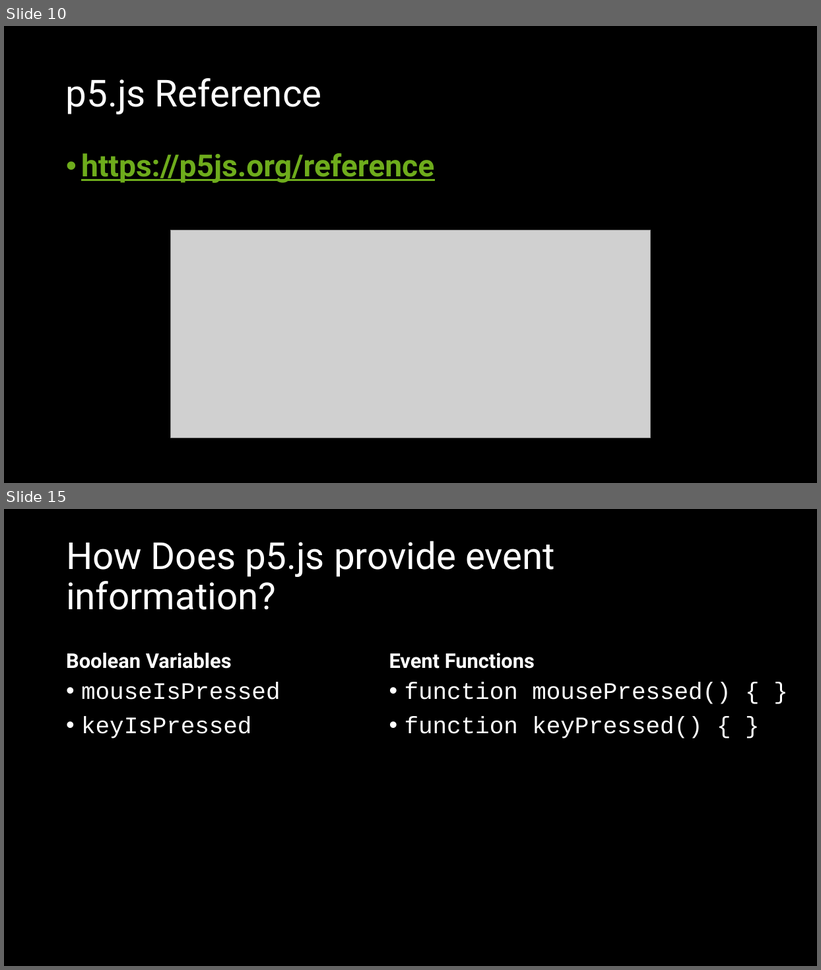
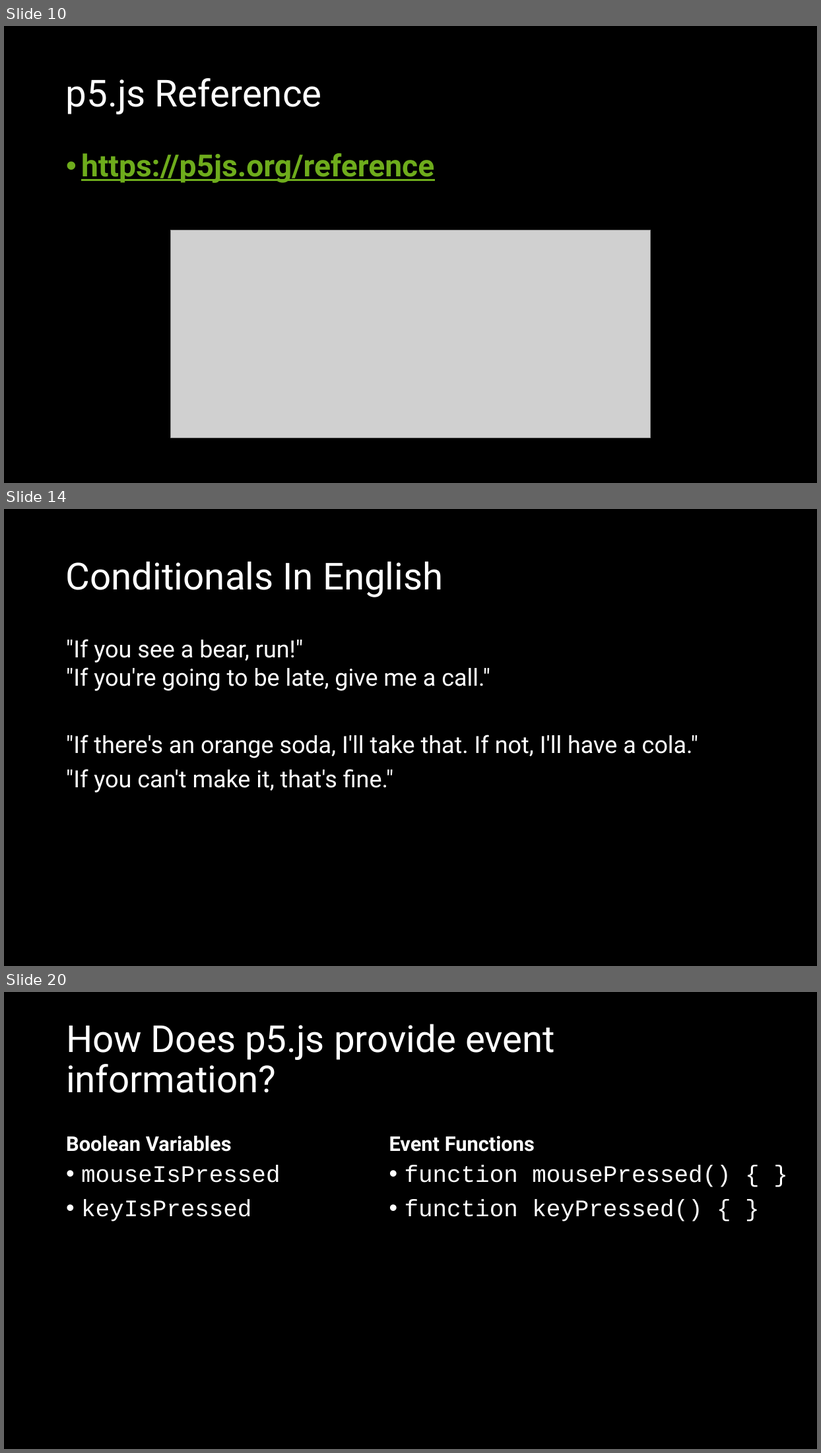
Before and after one commit to crhallberg/IMM120, a slide deck: Presentations/Sept 11 - Class 2.pptx. Shown one above the other, each under a label of ours: slides 10 and 15 before the commit, slides 10, 14 and 20 after it; the slides between them are not shown. The pictures are 821x970 and 821x1453 pixels, drawn with LibreOffice and Linux fonts; fonts in the diff are those of the drawing; grey boxes stand for pictures. Boxes give left, top, right and bottom in pixels: in the first picture for what was removed or moved away, otherwise in the second. Text is boxed around its words. In the diff, an @@ line names an element or a change of style, - is before the commit and + after.

```diff
--- a/Presentations/Sept 11 - Class 2.pptx
+++ b/Presentations/Sept 11 - Class 2.pptx
@@ slide 14 added at <box>4,509,817,966</box>, background #000000 @@
@@ title added at <box>66,561,444,597</box>, 44 pt, text #FFFFFF @@
+Conditionals In English
@@ text added at <box>66,639,698,793</box>, 28 pt, text #FFFFFF @@
+"If you see a bear, run!"
+"If you're going to be late, give me a call."
+"If there's an orange soda, I'll take that. If not, I'll have a cola."
+"If you can't make it, that's fine."
@@ what was slide 15 is now slide 20 @@
```
Also in this commit, not shown: 2 slides changed, 13 other slides added, 3 slides removed, 3 other files.
